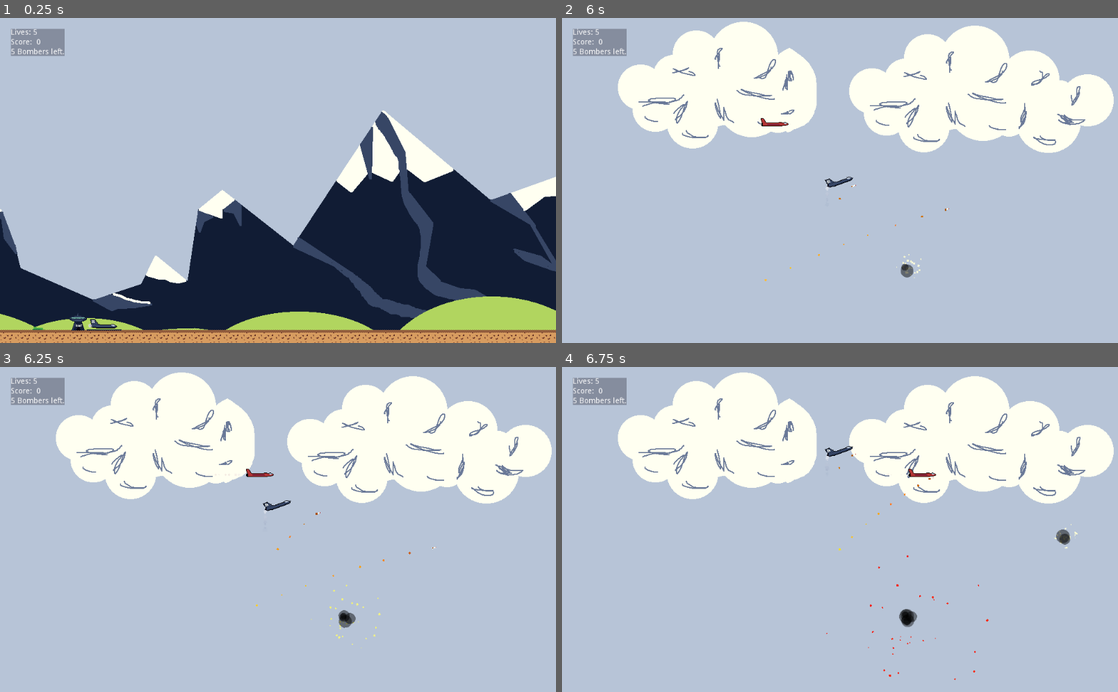
Above: before the commit, frames 1-4 (two rows, left to right).
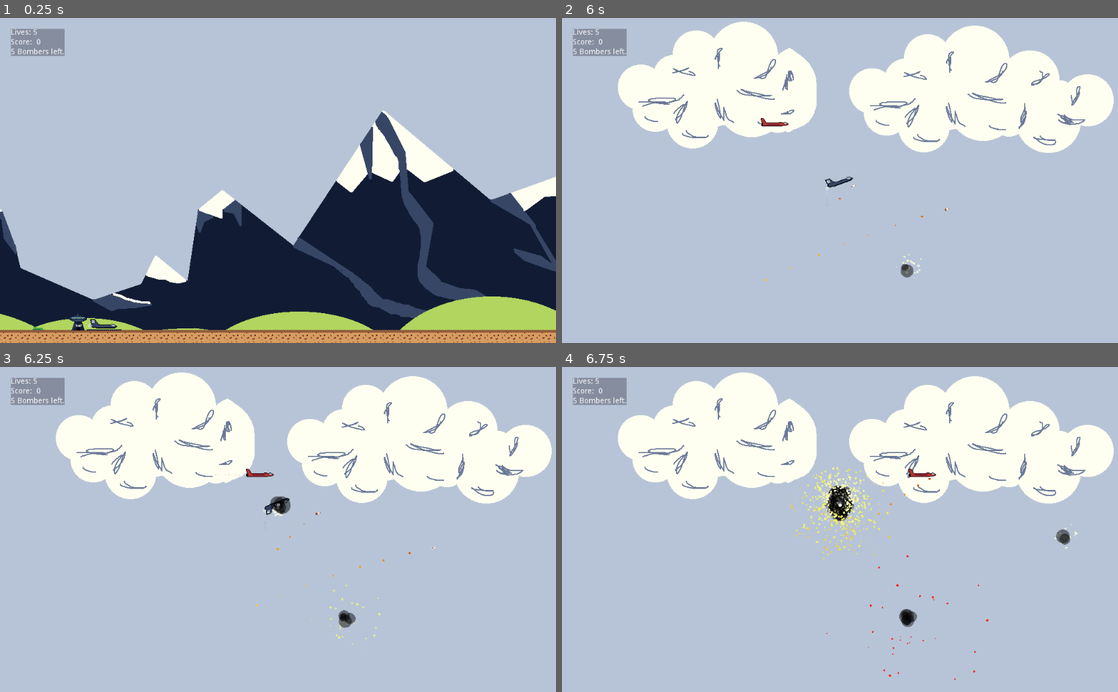
Above: after the commit, the same moments.

Repository: timbo-nz/jj2035
Game: Godot game, scene res://scenes/levels/Level2.tscn
The game is run twice, just before and just after one commit, with the same random seed, the same clock (stepped at 60 frames per second) and the same inputs. This scene is started directly instead of the project's main scene.
Inputs (mouse positions are in pixels of both pictures, inside the frame that each line leads up to):
- Up to frame 1 (0.25 s): no input
- Up to frame 2 (6 s): tap Enter at 0.5 s; move the mouse to (962, 164) at 0.52 s; hold D (right) 0.53-2.03 s; tap Space (shoot) every 0.75 s from 0.6 to 5.85 s; tap W (up) at 0.77, 1.52, 3.02, 3.77, 4.52 s; move the mouse to (728, 196) at 1.27 s; move the mouse to (895, 109) at 2.02 s; hold A (left) 2.03-2.78 s; move the mouse to (812, 245) at 2.77 s; hold D (right) 2.78-4.28 s; move the mouse to (1006, 229) at 3.52 s; move the mouse to (673, 131) at 4.27 s; hold A (left) 4.28-5.03 s; move the mouse to (867, 180) at 5.02 s; hold D (right) 5.03-5.78 s; move the mouse to (756, 99) at 5.77 s; hold A (left) from 5.78 s (still down)
- Up to frame 3 (6.25 s): keep holding A (left); tap W (up) at 6.02 s
- Up to frame 4 (6.75 s): keep holding A (left); move the mouse to (962, 513) at 6.52 s; tap Space (shoot) at 6.6 s

Frames 1-2 are identical in both runs. In frame 3, 0.2% of the frame differs, in the area x 47-53%, y 39-46%; in frame 4, 1.0%, in the area x 40-60%, y 24-60%.

Commit message:
new sfx

Diff:
--- a/scenes/enemies/AA.tscn
+++ b/scenes/enemies/AA.tscn
@@ -3,7 +3,7 @@
 [ext_resource path="res://scripts/AA.gd" type="Script" id=1]
 [ext_resource path="res://sprites/ground_sprites/aa_gun.png" type="Texture" id=2]
 [ext_resource path="res://sprites/ground_sprites/aa.png" type="Texture" id=3]
-[ext_resource path="res://sfx/single-shot.wav" type="AudioStream" id=4]
+[ext_resource path="res://sfx/L7A2_GPMG_7.62x51mm_belt_fed_50m_behind_Schoeps_B_clean_Single_shots_tracer_x_2.wav" type="AudioStream" id=4]
 
 [node name="aa" type="StaticBody2D"]
 collision_layer = 2
@@ -35,4 +35,4 @@
 
 [node name="Shoot" type="AudioStreamPlayer2D" parent="."]
 stream = ExtResource( 4 )
-volume_db = -12.0
+volume_db = -8.0
--- a/scenes/enemies/Enemy_Jet.tscn
+++ b/scenes/enemies/Enemy_Jet.tscn
@@ -1,10 +1,11 @@
-[gd_scene load_steps=9 format=2]
+[gd_scene load_steps=11 format=2]
 
 [ext_resource path="res://scripts/Enemy_Jet.gd" type="Script" id=1]
 [ext_resource path="res://scenes/projectiles/pTracer.tscn" type="PackedScene" id=2]
 [ext_resource path="res://sprites/air_sprites/air_units/eJet.png" type="Texture" id=3]
 [ext_resource path="res://sfx/enemy-jet-engine.wav" type="AudioStream" id=4]
 [ext_resource path="res://sfx/Howitzer,M101,C3,105 mm,Distant,Right Side,Shot,Explode,Crack,Sweetener.wav" type="AudioStream" id=5]
+[ext_resource path="res://sfx/single-shot.wav" type="AudioStream" id=6]
 
 [sub_resource type="Gradient" id=1]
 colors = PoolColorArray( 1, 1, 1, 0.552941, 0.709804, 0.423529, 0.423529, 0 )
@@ -24,6 +25,9 @@
 scale = 4.0
 scale_random = 1.0
 color_ramp = SubResource( 2 )
+
+[sub_resource type="RectangleShape2D" id=4]
+extents = Vector2( 287, 101 )
 
 [node name="Enemy_Jet" type="RigidBody2D"]
 collision_layer = 2
@@ -48,8 +52,14 @@
 local_coords = false
 process_material = SubResource( 3 )
 
-[node name="shotTimer" type="Timer" parent="."]
-wait_time = 2.0
+[node name="GunPos" type="Position2D" parent="Sprite"]
+position = Vector2( 14, 3 )
+
+[node name="GunZone" type="Area2D" parent="Sprite"]
+
+[node name="GunZoneCol" type="CollisionShape2D" parent="Sprite/GunZone"]
+position = Vector2( 288, 5 )
+shape = SubResource( 4 )
 
 [node name="Engine" type="AudioStreamPlayer2D" parent="."]
 stream = ExtResource( 4 )
@@ -60,5 +70,10 @@
 [node name="Explosion" type="AudioStreamPlayer2D" parent="."]
 stream = ExtResource( 5 )
 volume_db = -12.0
+
+[node name="Firing" type="AudioStreamPlayer2D" parent="."]
+stream = ExtResource( 6 )
+volume_db = -12.0
+pitch_scale = 0.6
 [connection signal="body_entered" from="." to="." method="_on_Enemy_Jet_body_entered"]
-[connection signal="timeout" from="shotTimer" to="." method="_on_shotTimer_timeout"]
+[connection signal="body_entered" from="Sprite/GunZone" to="." method="_on_GunZone_body_entered"]
--- a/scripts/Enemy_Jet.gd
+++ b/scripts/Enemy_Jet.gd
@@ -27,14 +27,12 @@
 	var pitchScale = rand_range(0.85, 1.2)
 	$Engine.set_pitch_scale(pitchScale)
 	$Explosion.set_pitch_scale(rand_range(0.6, 0.8))
-	var waitTime = rand_range(1, 4)
-	$shotTimer.set_wait_time(waitTime)
-	$shotTimer.start()
 
 
 
 # Called every frame. 'delta' is the elapsed time since the previous frame.
 func _process(delta):
+
 	if self.linear_velocity.x < 0:
 		sprite.scale.x = -1
 		hitbox.scale.x = -1
@@ -52,25 +50,6 @@
 
 func hit_by_projectile():
 	_crash_plane()
-
-func _on_VisibilityNotifier2D_screen_exited():
-	#print("jet deleted self")
-	#emit_signal("minus_enemy_count")
-	#queue_free()
-	pass # Replace with function body.
-
-
-func _on_shotTimer_timeout():
-		if STATE == STATE_LIVE:
-			var shot = projectile.instance()
-			shot.position = $Sprite.global_position #use node for shoot position
-			shot.linear_velocity = Vector2(self.linear_velocity.x + 200 * sprite.scale.x, self.linear_velocity.y)
-			shot.add_collision_exception_with(self) # don't want player to collide with bullet
-			get_parent().add_child(shot) #don't want bullet to move with me, so add it as child of parent
-		else:
-			$shotTimer.stop()
-
-
 
 func _on_Enemy_Jet_body_entered(body):
 	if body.has_method("player_collision"):
@@ -102,3 +81,17 @@
 	var smokeParticles = preload("res://scenes/particles/smoke_particles.tscn").instance()
 	add_child(fireParticles)
 	add_child(smokeParticles)
+
+func _shoot(target):
+	var shot_velocity = (target.global_position - self.global_position).normalized() * 800
+	$Firing.play()
+	var shot = projectile.instance()
+	shot.position = $Sprite/GunPos.global_position #use node for shoot position
+	shot.linear_velocity = shot_velocity
+	shot.add_collision_exception_with(self) # don't want player to collide with bullet
+	get_parent().add_child(shot) #don't want bullet to move with me, so add it as child of parent
+
+
+func _on_GunZone_body_entered(body):
+	if (body.name == "Player"):
+		_shoot(body)
--- a/scripts/Player.gd
+++ b/scripts/Player.gd
@@ -102,8 +102,7 @@
 		get_parent().add_child(explosionParticles)
 
 func hit_by_projectile():
-	# STATE = STATE_KILLED
-	pass
+	STATE = STATE_KILLED
 
 func _on_deathTimer_timeout():
 	queue_free()
Not shown, added: sfx/L7A2_GPMG_7.62x51mm_belt_fed_50m_behind_Schoeps_B_clean_Single_shots_tracer_x_2.wav.import
Not shown, added: sfx/L7A2_GPMG_7.62x51mm_belt_fed_50m_behind_Schoeps_B_clean_Single_shots_tracer_x_2.wav
